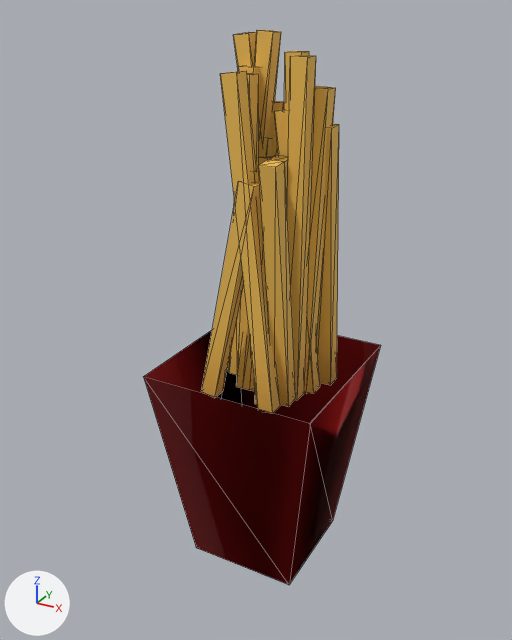
The glTF model public/modelos/papas-jumbo.glb as it was, and as the next commit left it.
Camera for both pictures: a 50 mm camera at (0.124, -0.236, 0.227) aimed at (-0.004, -0.002, 0.11). Every picture has the same lights, and +X, +Y and +Z are marked at lower left. The first picture is the older version. Mesh edges are drawn as thin lines. Vertices at exactly the same position are counted once.
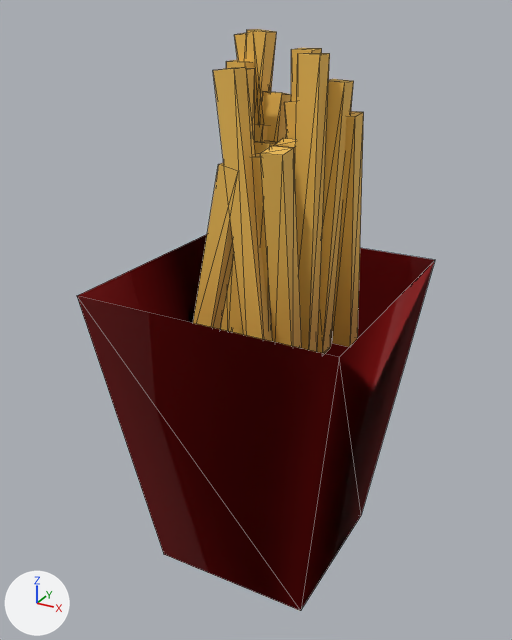
Where the change shows, as pixel boxes [x1, y1, x2, y2] in the pictures (512 x 640 px; the box of a moved part takes in the faces that stretch with it):
```json
{"object": "Mesh_0", "change": "reshaped", "before": [143, 30, 381, 585], "after": [77, 29, 435, 611], "on screen": "50% wider"}
{"part": 1, "of": "me_mesh_0", "change": "moved or reshaped", "before": [143, 330, 381, 585], "after": [77, 234, 435, 611]}
{"part": 2, "of": "me_mesh_0", "change": "moved or reshaped", "before": [287, 55, 316, 400], "after": [295, 53, 330, 352]}
{"part": 3, "of": "me_mesh_0", "change": "moved or reshaped", "before": [254, 168, 268, 404], "after": [252, 153, 271, 318]}
{"part": 4, "of": "me_mesh_0", "change": "moved or reshaped", "before": [284, 51, 309, 110], "after": [291, 48, 322, 101]}
{"part": 5, "of": "me_mesh_0", "change": "moved or reshaped", "before": [237, 73, 259, 368], "after": [226, 67, 255, 335]}
{"part": 6, "of": "me_mesh_0", "change": "moved or reshaped", "before": [202, 30, 339, 413], "after": [193, 29, 364, 354]}
```

The change, as JSON lines over the scene's bpy script:
```json
{"block": "me_mesh_0", "where": "# used by ob_mesh_0; location = (0.0, 0.0, 0.0)"}
{"op": "remove", "block": "me_mesh_0", "code": "me_mesh_0.from_pydata(...)  # 153 vertices, 228 faces; spans x -0.037..0.037, y -0.037..0.037, z 0.0..0.22"}
{"op": "add", "block": "me_mesh_0", "code": "me_mesh_0.from_pydata(...)  # 153 vertices, 228 faces; spans x -0.053..0.053, y -0.053..0.053, z 0.0..0.22"}
{"block": "me_mesh_0", "change": "me_mesh_0 part 1: the loose piece of 9 vertices spanning x -0.037..0.037, y -0.037..0.037, z 0.0..0.092 is scaled about the mesh origin by (1.43, 1.43, 1.41)"}
{"block": "me_mesh_0", "change": "me_mesh_0 part 2: the loose piece of 8 vertices spanning x 0.008..0.015, y 0.0..0.007, z 0.077..0.212 is scaled about its middle by (1.24, 1.24, 0.871), then moved by (0.004, 0.001, 0.01)"}
{"block": "me_mesh_0", "change": "me_mesh_0 part 3: the loose piece of 8 vertices spanning x -0.002..0.007, y -0.011..-0.004, z 0.077..0.173 is scaled about its middle by (1.22, 1.24, 0.869), then moved by (0.001, -0.003, 0.012)"}
{"block": "me_mesh_0", "change": "me_mesh_0 part 4: the loose piece of 8 vertices spanning x 0.001..0.008, y 0.009..0.02, z 0.077..0.213 is scaled about its middle by (1.24, 1.16, 0.871), then moved by (0.001, 0.005, 0.01)"}
{"block": "me_mesh_0", "change": "me_mesh_0 part 5: the loose piece of 8 vertices spanning x -0.014..-0.007, y -0.001..0.006, z 0.077..0.205 is scaled about its middle by (1.24, 1.24, 0.87), then moved by (-0.003, 0.001, 0.01)"}
{"block": "me_mesh_0", "change": "me_mesh_0 part 6: 112 of 153 vertices moved; they spanned x -0.025..0.021, y -0.021..0.025, z 0.077..0.22 and now span x -0.03..0.028, y -0.024..0.031, z 0.095..0.22; mean shift (0.0, 0.002, 0.011); largest move (0.021, 0.025, 0.077) -> (0.028, 0.031, 0.096)"}
```
